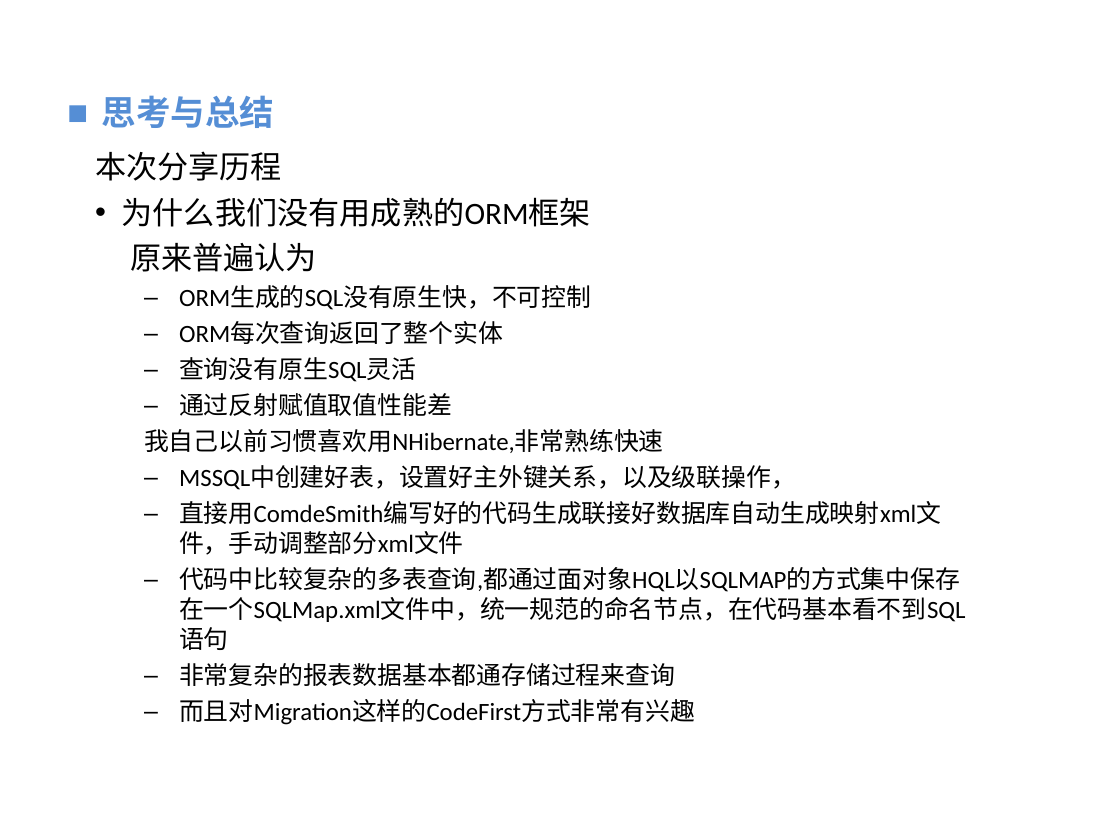
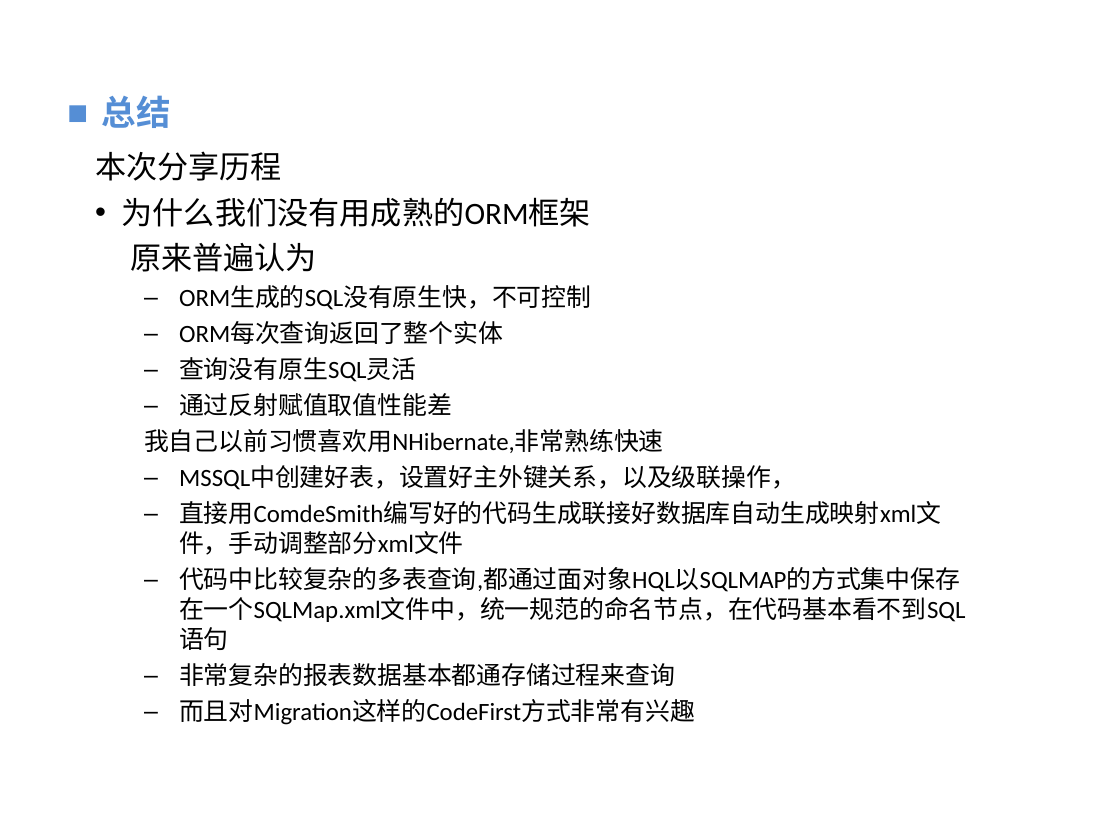
Before and after one commit to vaik/Documents, a slide deck: slide 17 of 我的分享/反射、委托、泛型的理解与应用分享.ppt. Drawn at 1120x840 pixels with LibreOffice and Linux fonts; fonts in the diff are those of the drawing; background and template pictures are left out. Boxes give left, top, right and bottom in pixels: in the first picture for what was removed or moved away, otherwise in the second. Text is boxed around its words. In the diff, an @@ line names an element or a change of style, - is before the commit and + after.

```diff
--- a/我的分享/反射、委托、泛型的理解与应用分享.ppt
+++ b/我的分享/反射、委托、泛型的理解与应用分享.ppt
@@ text at (x1=102, y1=95, x2=171, y2=128): text changed @@
-■ 思考与总结
+■ 总结
```
Also in this commit, not shown: 9 other slides changed.
